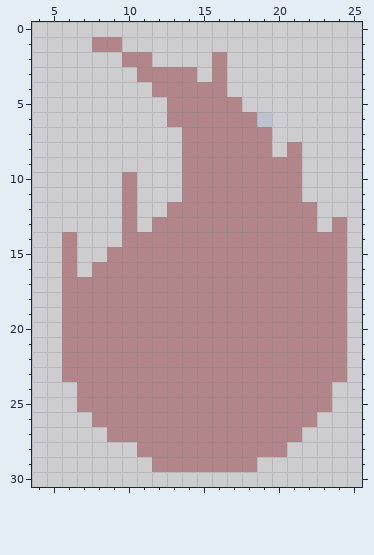
Edited in one commit: pixel-art sprite (sprites/liquids/sonyogen.png). Above is the file before it was changed.
The file is 32x32 pixels. Shown: x 4..25, y 0..30.
And afterwards:
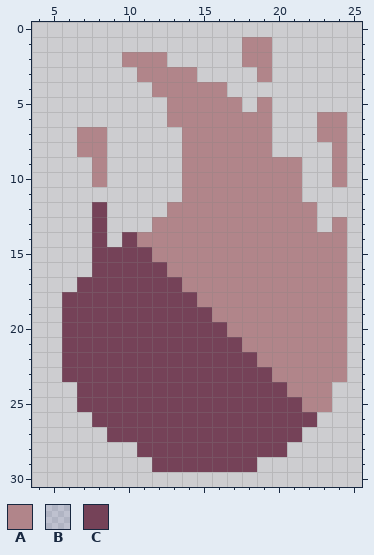
Palette (. is transparent): A #b1858a  B #4064c81c  C #754258
Changes in this commit:
Colour A is added in row 1 at x 18 to 19; in row 2 at x 12 and 18 to 19; in row 3 at x 19; in row 5 at x 19; in row 6 at x 23 to 24; in row 7 at x 7 to 8 and 23 to 24.
Colour A is added in row 8 at x 7 to 8 and 24; in rows 9 to 10 at x 8 and 24.
Colour A replaces colour B in row 6 at x 19.
Colour C is added in rows 12 to 15 at x 8.
Colour C replaces colour A in row 14 at x 10; in row 15 at x 9 to 11; in row 16 at x 8 to 12; in row 17 at x 7 to 13; in row 18 at x 6 to 14; in row 19 at x 6 to 15.
Colour C replaces colour A in row 20 at x 6 to 16; in row 21 at x 6 to 17; in row 22 at x 6 to 18; in row 23 at x 6 to 19; in row 24 at x 7 to 20; in row 25 at x 7 to 21.
Colour C replaces colour A in row 26 at x 8 to 22; in row 27 at x 9 to 21; in row 28 at x 11 to 20; in row 29 at x 12 to 18.
The edit erases colour A in row 1 at x 8 to 9; in rows 2 to 3 at x 16; in row 8 at x 21; in rows 10 to 13 at x 10; in rows 14 to 17 at x 6.
Where, in picture pixels (left, top, right, bottom), the same in both pictures:
changed: (62, 37, 347, 472)
